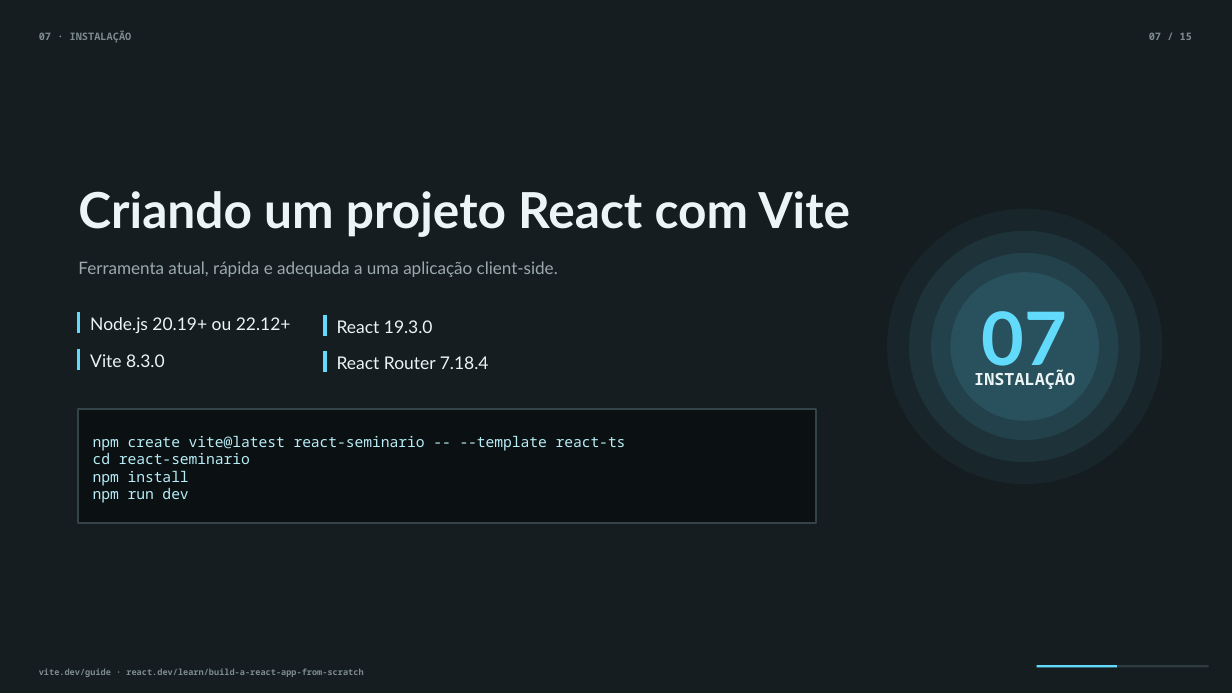
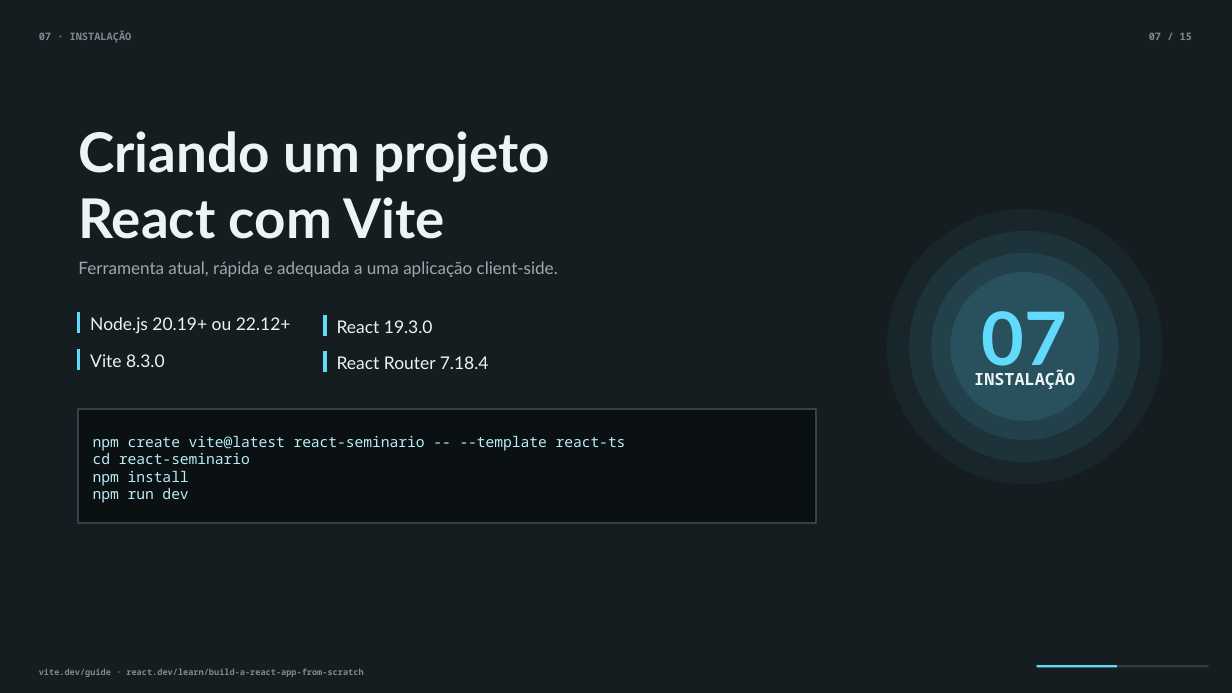
Before and after one commit to luccalck/seminario-react-2ads, a slide deck: slide 7 of ENTREGAVEIS/Seminario_React_2ADS.pptx. Drawn at 1232x693 pixels with LibreOffice and Linux fonts; fonts in the diff are those of the drawing. Boxes give left, top, right and bottom in pixels: in the first picture for what was removed or moved away, otherwise in the second. Text is boxed around its words. In the diff, an @@ line names an element or a change of style, - is before the commit and + after.

Commit message:
Atualiza apresentacao editada do seminario React

```diff
--- a/ENTREGAVEIS/Seminario_React_2ADS.pptx
+++ b/ENTREGAVEIS/Seminario_React_2ADS.pptx
@@ text "Criando um projeto React com ...": place and size @@
-text "Criando um projeto React com ..." at box(78, 191, 850, 237)
+text "Criando um projeto React com ..." at box(78, 131, 550, 239)
@@ text "Criando um projeto React com ..." at box(78, 131, 550, 239): size 29 to 32 pt @@
```
